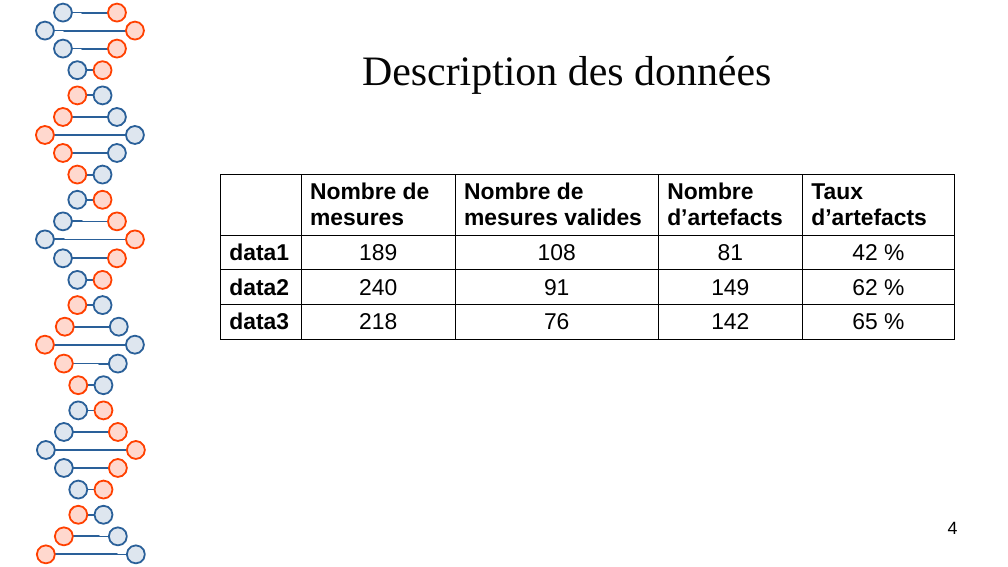
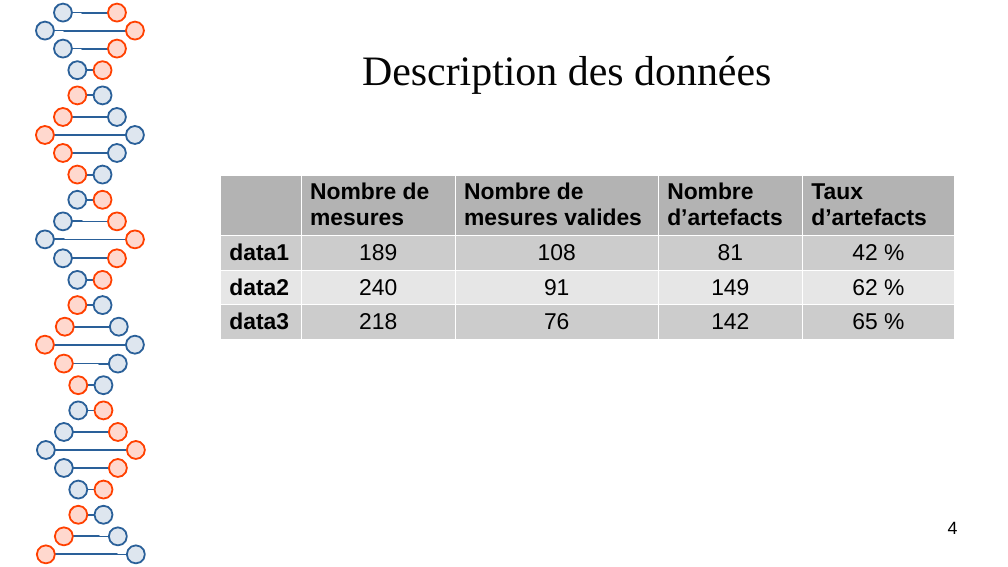
Before and after one commit to Polytech-E2I/data-processing, a slide deck: slide 4 of Projet1/report.odp. Drawn at 1008x567 pixels with LibreOffice and Linux fonts; fonts in the diff are those of the drawing. Boxes give left, top, right and bottom in pixels: in the first picture for what was removed or moved away, otherwise in the second. Text is boxed around its words. In the diff, an @@ line names an element or a change of style, - is before the commit and + after.

```diff
--- a/Projet1/report.odp
+++ b/Projet1/report.odp
@@ table at box(220, 175, 955, 340) @@
@@ fill none to #B3B3B3 in 4 cells @@
@@ fill none to #CCCCCC in 10 cells @@
@@ fill none to #E6E6E6 in row 3 @@
@@ borders changed @@
```
Also in this commit, not shown: 1 other slide changed, 2 other files.
